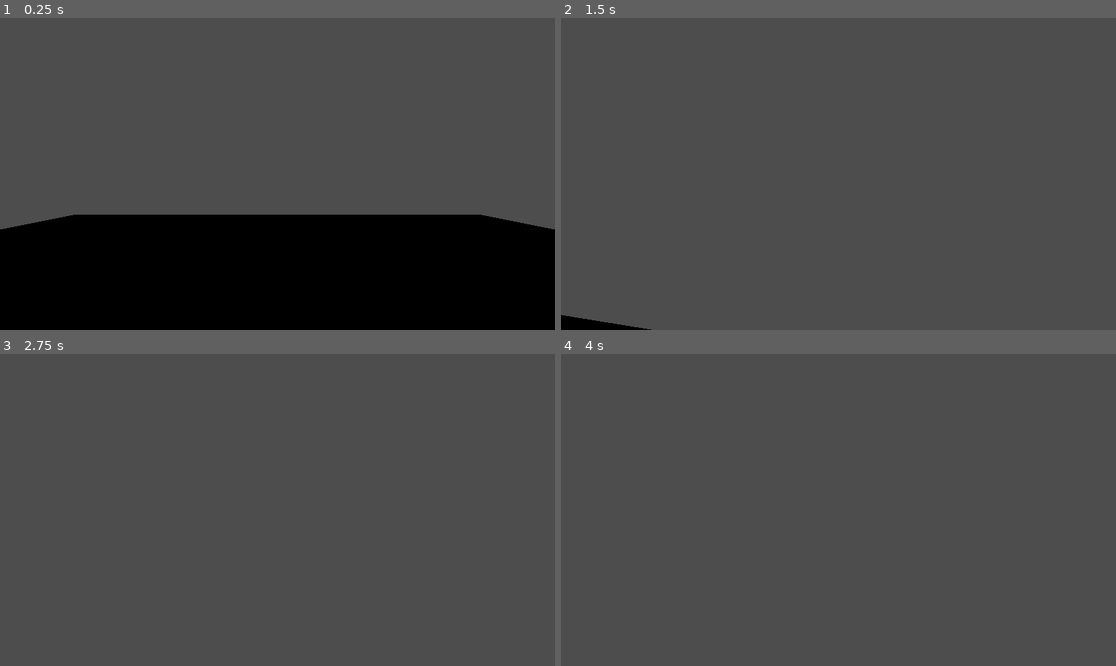
Above: before the commit, frames 1-4 (two rows, left to right).
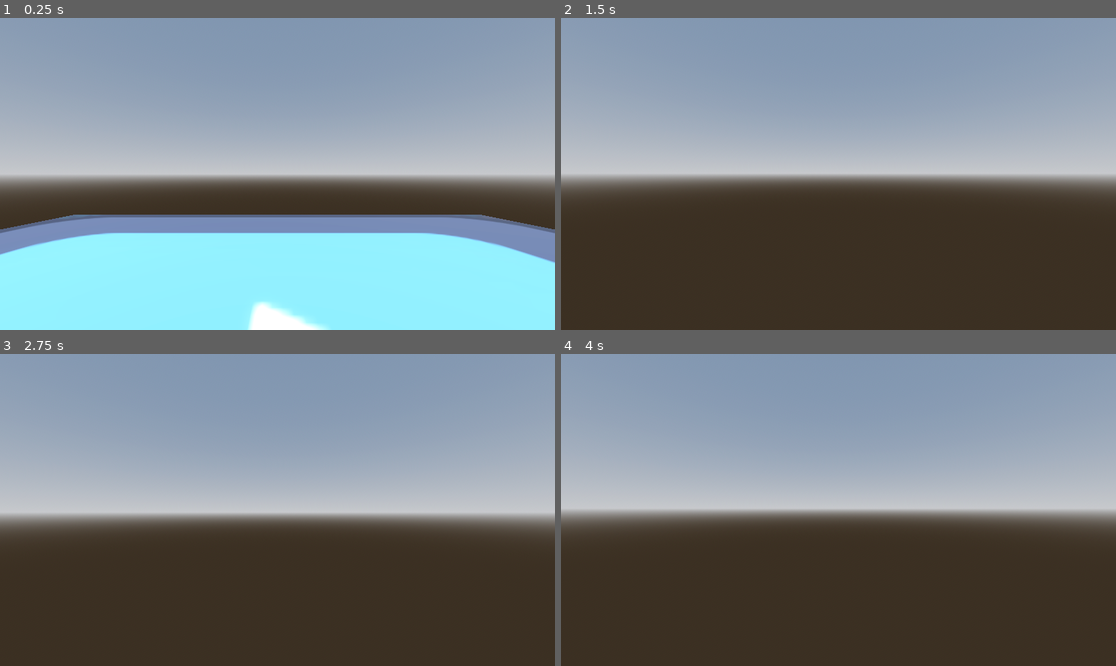
Above: after the commit, the same moments.

Repository: Faltrenn/ProjectPD
Game: Godot game, scene res://Scenes/main.tscn
The game is run twice, just before and just after one commit, with the same random seed, the same clock (stepped at 60 frames per second) and the same inputs. The engine's default icon, where the game draws it, is replaced by a stand-in: a white triangle on a blue panel in a dark square.
Inputs (mouse positions are in pixels of both pictures, inside the frame that each line leads up to):
- Up to frame 1 (0.25 s): no input
- Up to frame 2 (1.5 s): tap Enter at 0.5 s; move the mouse to (866, 174) at 0.52 s; hold Shift (run) 0.53-1.28 s; hold W (move_up) from 0.53 s (still down); tap Space (jump) at 0.77 s; move the mouse to (810, 174) at 1.27 s; tap Shift (run) at 1.35 s
- Up to frame 3 (2.75 s): keep holding W (move_up); tap Space (jump) at 1.52, 2 s; move the mouse to (288, 503) at 2.02 s; hold Shift (run) from 2.03 s (still down)
- Up to frame 4 (4 s): keep holding W (move_up); tap Enter at 2.75 s; move the mouse to (832, 516) at 2.77 s; release Shift (run) at 2.78 s; tap Shift (run) at 2.85 s; tap Space (jump) at 3.02, 3.5, 3.77 s; move the mouse to (877, 513) at 3.52 s; hold Shift (run) from 3.53 s (still down)

The runs differ from the first frame. In frame 1, 97% of the frame differs, in the area x 0-100%, y 0-100%; in frame 2, 97%; in frame 3, 97%; in frame 4, 97%.

Commit message:
Luz adicionada. Movimentação do Player modificada.

Diff:
--- a/Scenes/Player.gd
+++ b/Scenes/Player.gd
@@ -4,6 +4,7 @@
 const WALK_SPEED = 5.0
 const RUN_SPEED = 8.0
 const JUMP_VELOCITY = 4.5
+const MOUSE_SENSITIVITY = 0.003
 
 var speed = WALK_SPEED
 
@@ -21,9 +22,9 @@
 func _unhandled_input(event):
 	var mouse = event as InputEventMouseMotion
 	if mouse:
-		var mouse_delta = mouse.relative
-		rotate_y(0.003 * -mouse_delta.x)
-		camera.rotate_x(0.003 * -mouse_delta.y)
+		var mouse_delta = mouse.relative / 3
+		rotate_y(MOUSE_SENSITIVITY * -mouse_delta.x)
+		camera.rotate_x(MOUSE_SENSITIVITY * -mouse_delta.y)
 
 func _physics_process(delta):
 	if not is_on_floor():
@@ -38,11 +39,7 @@
 
 	motion = transform.basis * Vector3(move_input.x, 0, move_input.y) * speed
 
-	if motion:
-		velocity.x = motion.x
-		velocity.z = motion.z
-	else:
-		velocity.x = move_toward(velocity.x, 0, speed)
-		velocity.z = move_toward(velocity.z, 0, speed)
+	velocity.x = motion.x
+	velocity.z = motion.z
 
 	move_and_slide()
--- a/Scenes/main.tscn
+++ b/Scenes/main.tscn
@@ -1,7 +1,20 @@
-[gd_scene load_steps=6 format=3 uid="uid://s8f57x1jblxi"]
+[gd_scene load_steps=9 format=3 uid="uid://s8f57x1jblxi"]
 
 [ext_resource type="Texture2D" uid="uid://b50c034kygjai" path="res://icon.svg" id="1_nm7yj"]
 [ext_resource type="Script" path="res://Scenes/Player.gd" id="1_vj24e"]
+
+[sub_resource type="ProceduralSkyMaterial" id="ProceduralSkyMaterial_jgmve"]
+sky_horizon_color = Color(0.64625, 0.65575, 0.67075, 1)
+ground_horizon_color = Color(0.64625, 0.65575, 0.67075, 1)
+
+[sub_resource type="Sky" id="Sky_s488h"]
+sky_material = SubResource("ProceduralSkyMaterial_jgmve")
+
+[sub_resource type="Environment" id="Environment_ed0aa"]
+background_mode = 2
+sky = SubResource("Sky_s488h")
+tonemap_mode = 2
+glow_enabled = true
 
 [sub_resource type="CapsuleShape3D" id="CapsuleShape3D_f1pdu"]
 
@@ -11,6 +24,13 @@
 albedo_texture = ExtResource("1_nm7yj")
 
 [node name="Main" type="Node3D"]
+
+[node name="DirectionalLight3D" type="DirectionalLight3D" parent="."]
+transform = Transform3D(-0.866023, -0.433016, 0.250001, 0, 0.499998, 0.866027, -0.500003, 0.749999, -0.43301, 0, 0, 0)
+shadow_enabled = true
+
+[node name="WorldEnvironment" type="WorldEnvironment" parent="."]
+environment = SubResource("Environment_ed0aa")
 
 [node name="World" type="Node3D" parent="."]
 
